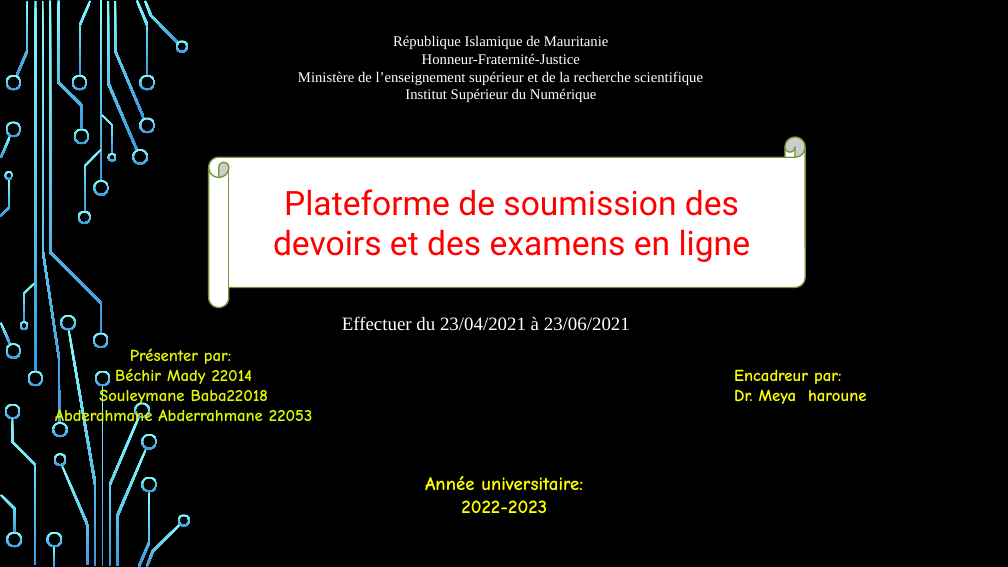
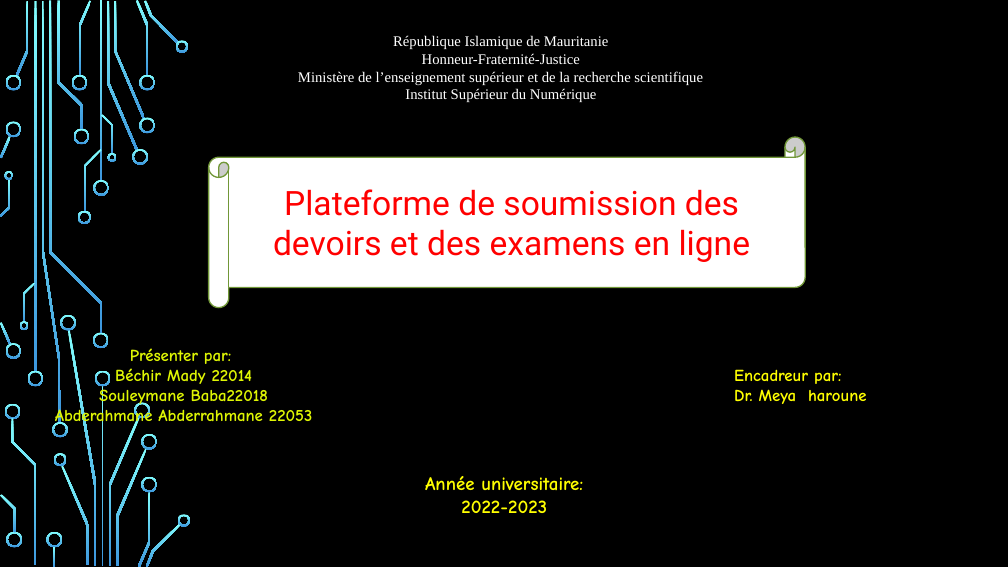
Before and after one commit to AymanMady/projet_sous, a slide deck: slide 1 of Rapport_PI.pptx. Drawn at 1008x567 pixels with LibreOffice and Linux fonts; fonts in the diff are those of the drawing; background and template pictures are left out. Boxes give left, top, right and bottom in pixels: in the first picture for what was removed or moved away, otherwise in the second. Text is boxed around its words. In the diff, an @@ line names an element or a change of style, - is before the commit and + after.

Commit message:
modifier par souleiman

```diff
--- a/Rapport_PI.pptx
+++ b/Rapport_PI.pptx
@@ text removed at (342, 316, 630, 331) @@
-Effectuer du 23/04/2021 à 23/06/2021
```
